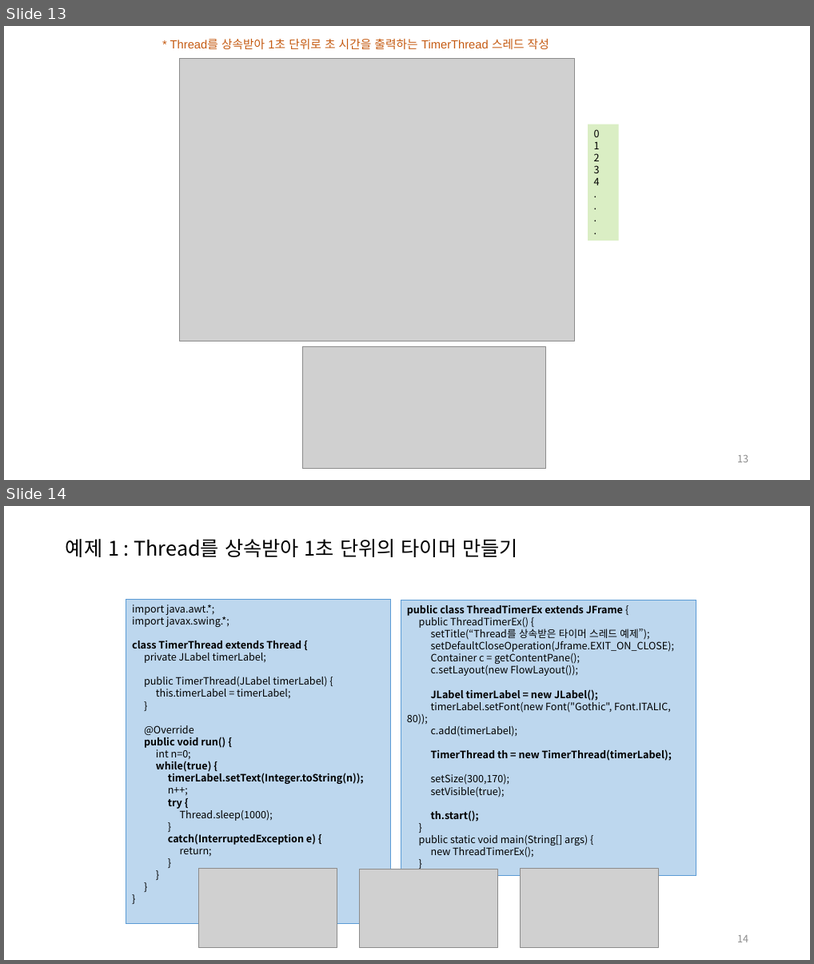
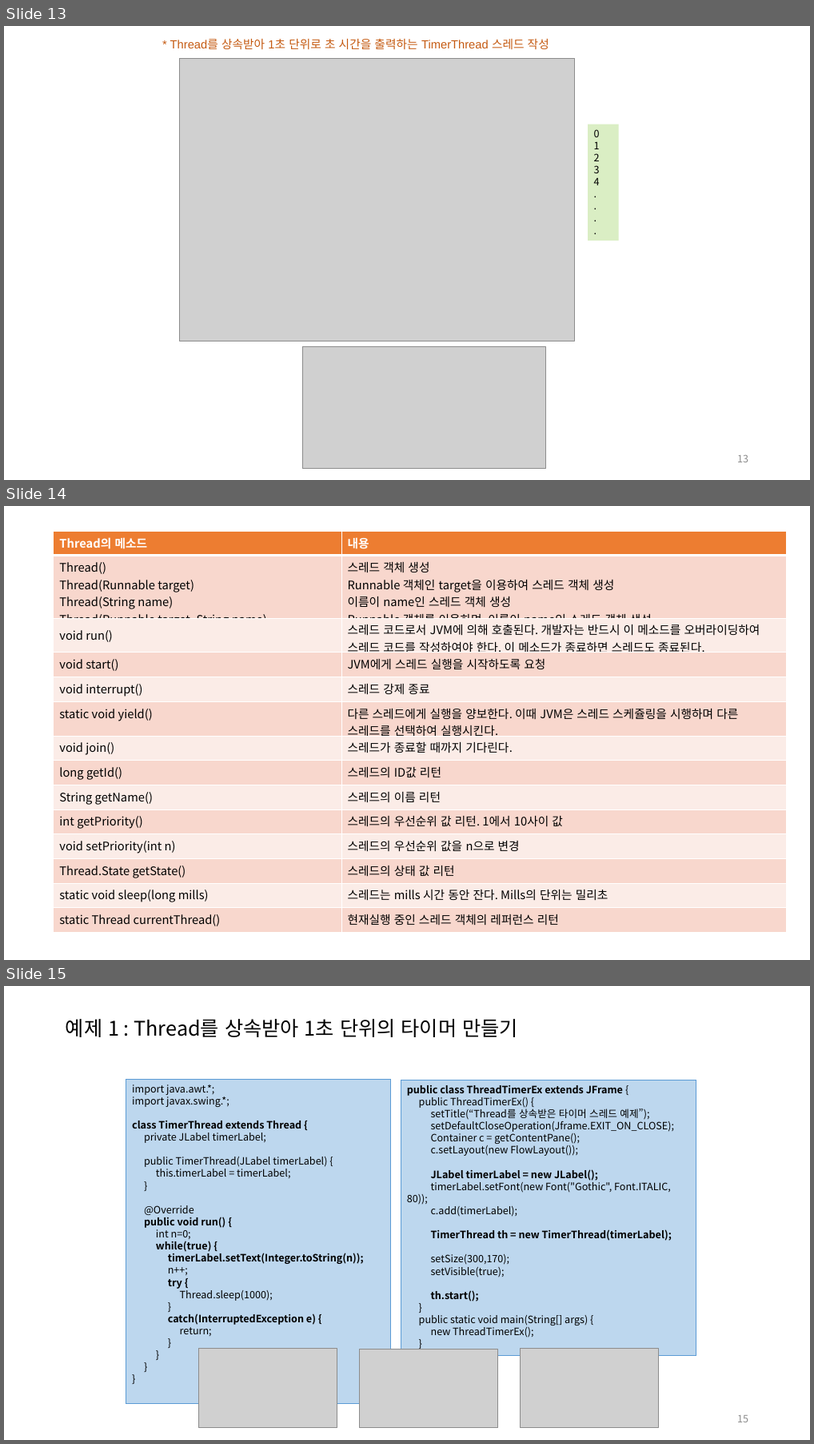
Before and after one commit to lhs501/2019java, a slide deck: Thread.pptx. Shown one above the other, each under a label of ours: slides 13 and 14 before the commit, slides 13, 14 and 15 after it. The pictures are 814x964 and 814x1444 pixels, drawn with LibreOffice and Linux fonts; fonts in the diff are those of the drawing; grey boxes stand for pictures. Boxes give left, top, right and bottom in pixels: in the first picture for what was removed or moved away, otherwise in the second. Text is boxed around its words. In the diff, an @@ line names an element or a change of style, - is before the commit and + after.

```diff
--- a/Thread.pptx
+++ b/Thread.pptx
@@ slide 14 added at (x1=4, y1=506, x2=810, y2=960), background #FFFFFF @@
@@ table added at (x1=54, y1=531, x2=787, y2=932), 14 rows, 2 columns @@
+Thread의 메소드 | 내용
+Thread() / Thread(Runnable target) / Thread(String name) / Thread(Runnable target, String name) | 스레드 객체 생성 / Runnable 객체인 target을 이용하여 스레드 객체 생성 / 이름이 name인 스레드 객체 생성 / Runnable 객체를 이용하며, 이름이 name인 스레드 객체 생성
+void run() | 스레드 코드로서 JVM에 의해 호출된다. 개발자는 반드시 이 메소드를 오버라이딩하여 스레드 코드를 작성하여야 한다. 이 메소드가 종료하면 스레드도 종료된다.
+void start() | JVM에게 스레드 실행을 시작하도록 요청
+void interrupt() | 스레드 강제 종료
+static void yield() | 다른 스레드에게 실행을 양보한다. 이때 JVM은 스레드 스케쥴링을 시행하며 다른 스레드를 선택하여 실행시킨다.
+void join() | 스레드가 종료할 때까지 기다린다.
+long getId() | 스레드의 ID값 리턴
+String getName() | 스레드의 이름 리턴
+int getPriority() | 스레드의 우선순위 값 리턴. 1에서 10사이 값
+void setPriority(int n) | 스레드의 우선순위 값을 n으로 변경
+Thread.State getState() | 스레드의 상태 값 리턴
+static void sleep(long mills) | 스레드는 mills 시간 동안 잔다. Mills의 단위는 밀리초
+static Thread currentThread() | 현재실행 중인 스레드 객체의 레퍼런스 리턴
@@ what was slide 14 is now slide 15 @@
@@ page number at (x1=738, y1=1415, x2=749, y2=1422): text changed @@
-14
+15
```
